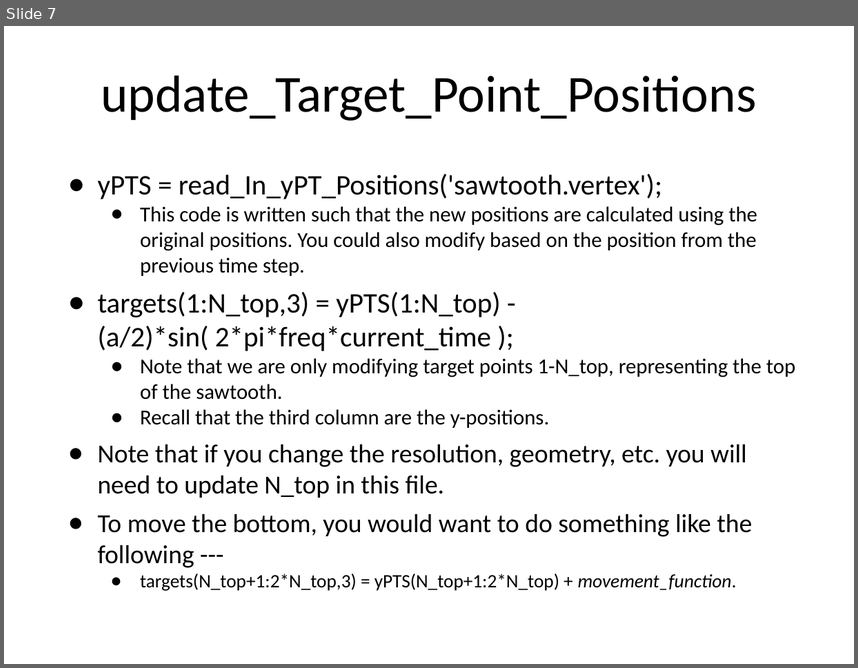
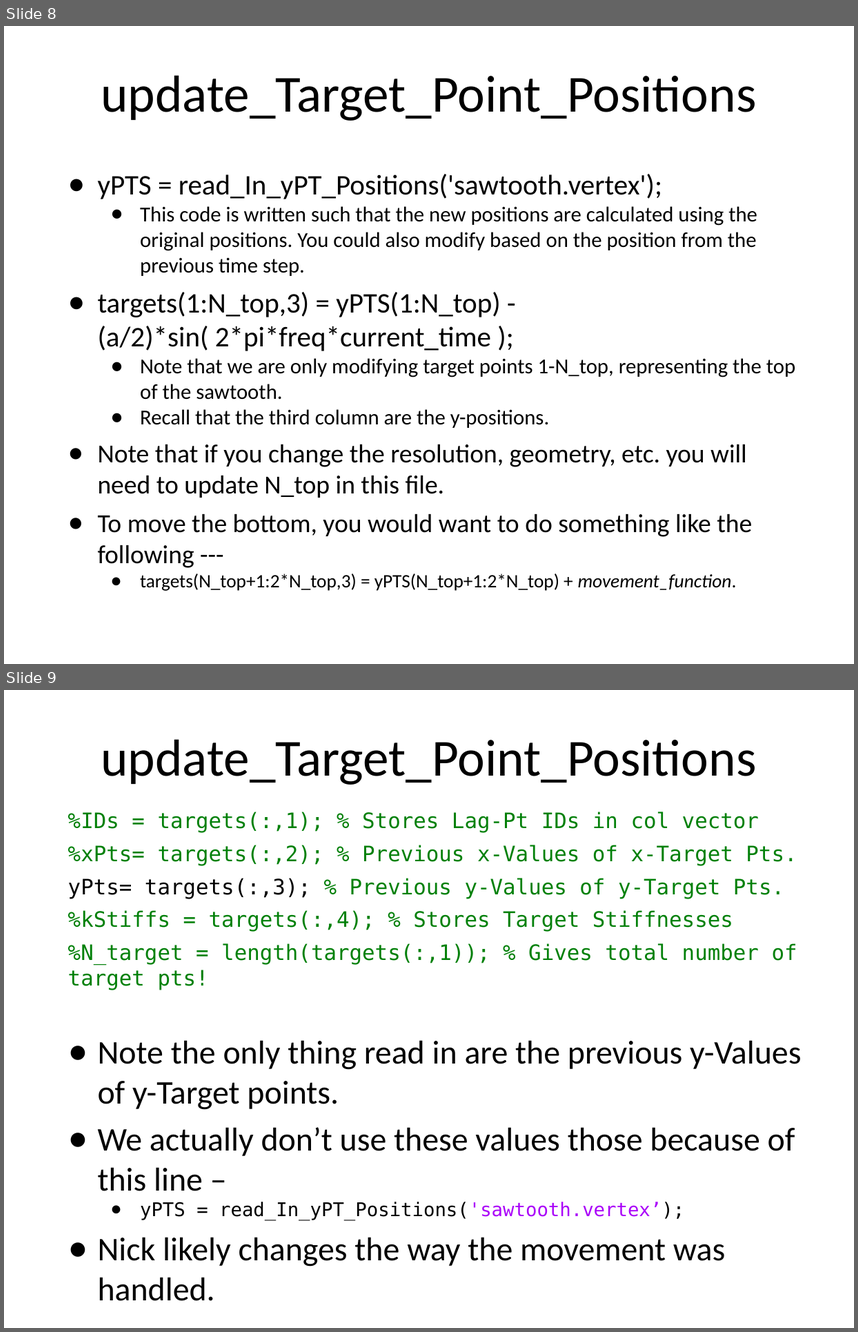
Before and after one commit to fairyflies9/IBAMR-Tutorials, a slide deck: UA Tutorials/Lecture 3 - Changing Target Positions IB2d and IBAMR.pptx. Shown one above the other, each under a label of ours: slide 7 before the commit, slides 8 and 9 after it. The pictures are 858x668 and 858x1332 pixels, drawn with LibreOffice and Linux fonts; fonts in the diff are those of the drawing. Boxes give left, top, right and bottom in pixels: in the first picture for what was removed or moved away, otherwise in the second. Text is boxed around its words. In the diff, an @@ line names an element or a change of style, - is before the commit and + after.

```diff
--- a/UA Tutorials/Lecture 3 - Changing Target Positions IB2d and IBAMR.pptx
+++ b/UA Tutorials/Lecture 3 - Changing Target Positions IB2d and IBAMR.pptx
@@ slide 9 added at [4, 690, 854, 1328], background #FFFFFF @@
@@ title added at [101, 739, 756, 785], 44 pt, text #000000 @@
+update_Target_Point_Positions
@@ text added at [68, 811, 801, 1220], 18 pt, text #028009 @@
+%IDs = targets(:,1); % Stores Lag-Pt IDs in col vector
+%xPts= targets(:,2); % Previous x-Values of x-Target Pts.
+yPts= targets(:,3); % Previous y-Values of y-Target Pts.
+%kStiffs = targets(:,4); % Stores Target Stiffnesses
+%N_target = length(targets(:,1)); % Gives total number of target pts!
+● Note the only thing read in are the previous y-Values of y-Target points.
+● We actually don’t use these values those because of this line –
+  ● yPTS = read_In_yPT_Positions('sawtooth.vertex’);
+● Nick likely changes the way the movement was handled.
@@ what was slide 7 is now slide 8 @@
```
Also in this commit, not shown: 5 other slides added.
